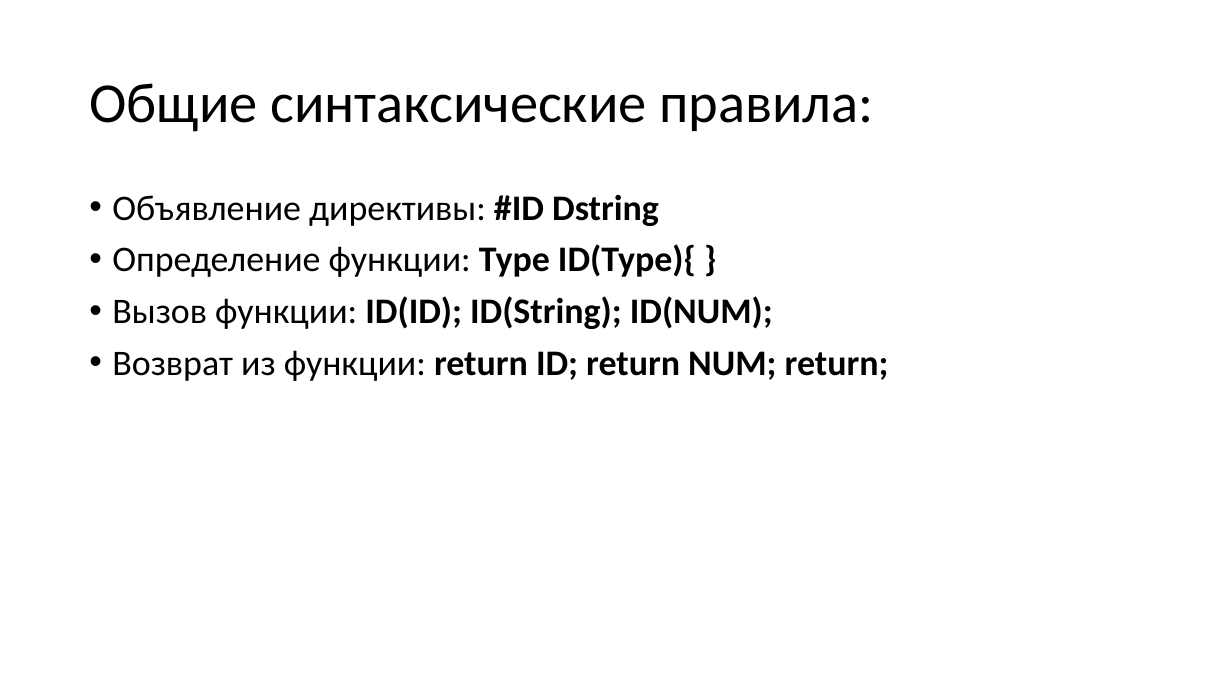
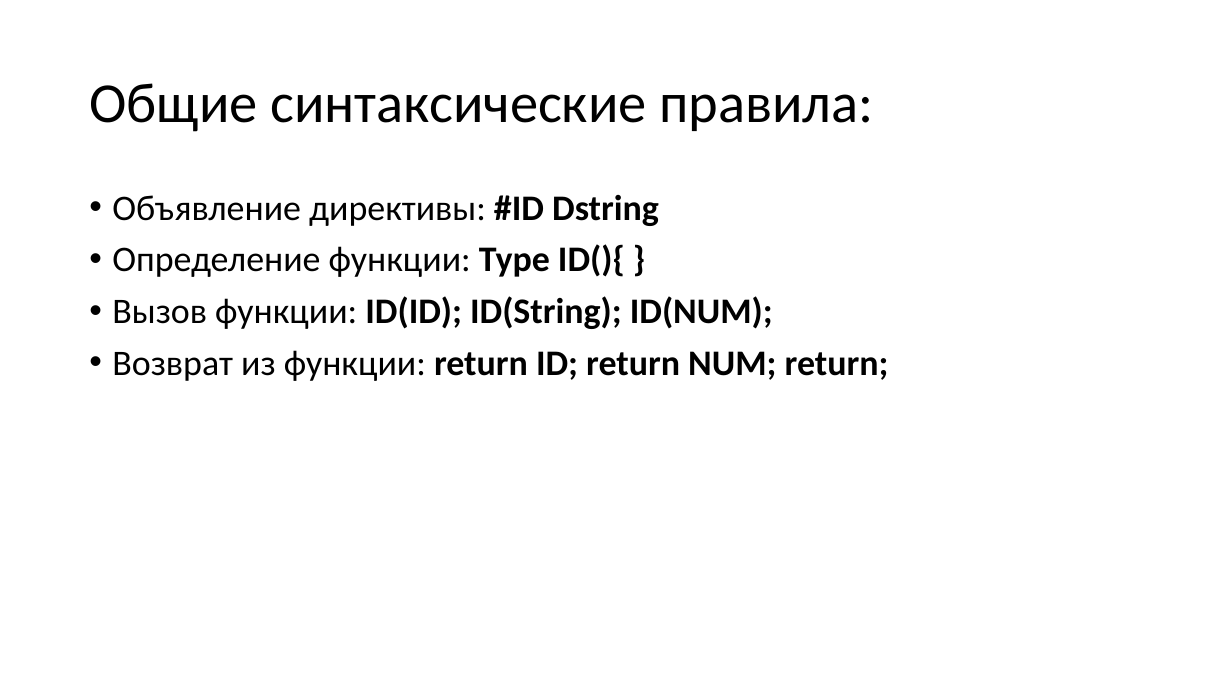
Before and after one commit to goddamnteam/korzun, a slide deck: slide 16 of task1.pptx. Drawn at 1232x693 pixels with LibreOffice and Linux fonts; fonts in the diff are those of the drawing. Boxes give left, top, right and bottom in pixels: in the first picture for what was removed or moved away, otherwise in the second. Text is boxed around its words. In the diff, an @@ line names an element or a change of style, - is before the commit and + after.

```diff
--- a/task1.pptx
+++ b/task1.pptx
@@ text at [112,244,625,277]: text changed @@
-• Определение функции: Type ID(Type){ }
+• Определение функции: Type ID(){ }
```
Also in this commit, not shown: 9 other slides changed.
